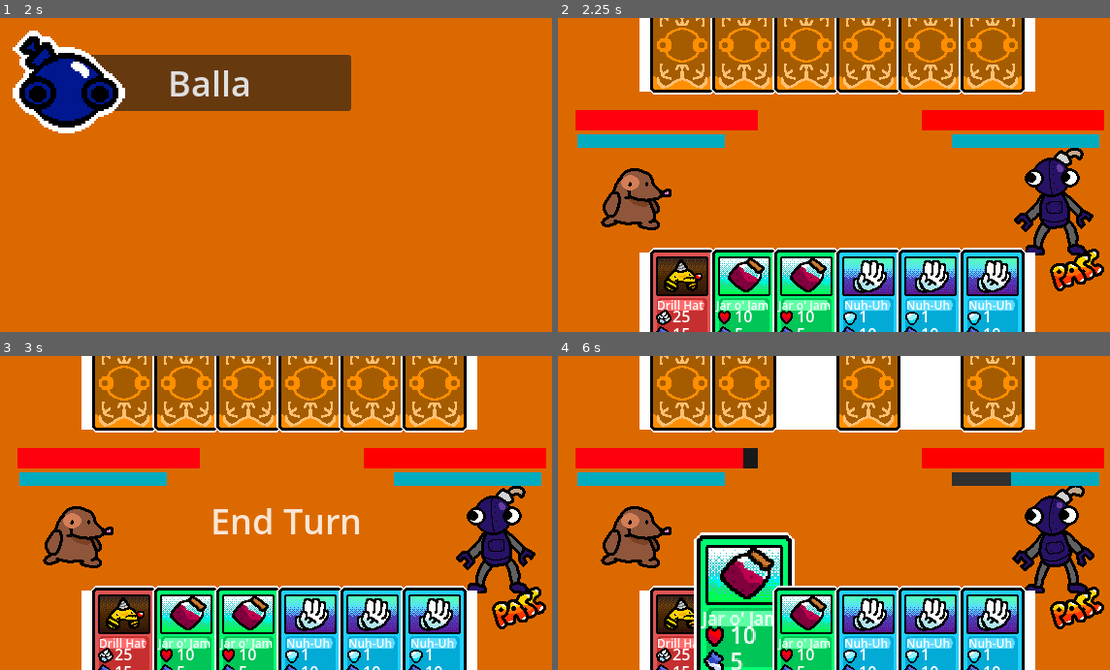
Above: before the commit, frames 1-4 (two rows, left to right).
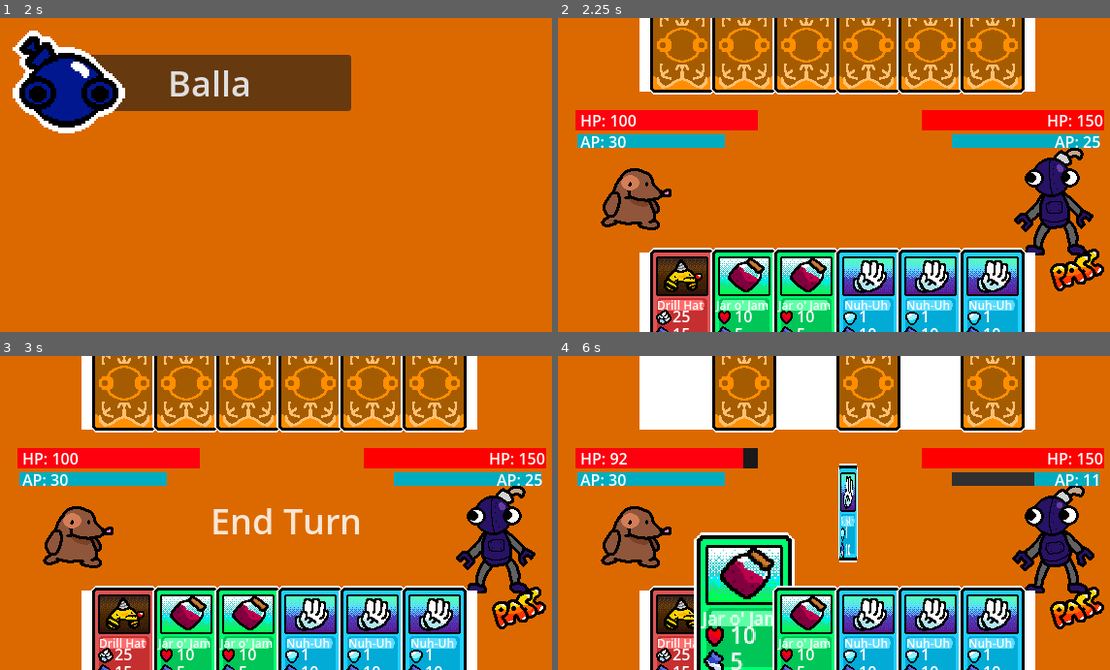
Above: after the commit, the same moments.

Repository: DylanMather2004/turn-based-deck-builder
Game: Godot game, scene res://Scenes/main_menu.tscn
Same seed, same stepped clock (60 frames per second), same inputs: the game is played once before the commit and once after it.
Inputs (mouse positions are in pixels of both pictures, inside the frame that each line leads up to):
- Up to frame 1 (2 s): click "Play" at 0.5 s; click (154, 187) at 1.25 s
- Up to frame 2 (2.25 s): click "Balla" at 2 s
- Up to frame 3 (3 s): click (518, 607) at 2.75 s
- Up to frame 4 (6 s): click (1076, 607) at 3.5 s; click (1076, 607) at 4.25 s; move the mouse to (684, 635) at 5.02 s; click (684, 635) at 5.1 s; move the mouse to (745, 635) at 5.77 s; click (745, 635) at 5.85 s

Frame 1 is identical in both runs. In frame 2, 0.6% of the frame differs, in the area x 4-99%, y 30-42%; in frame 3, 0.6%; in frame 4, 4.5%, in the area x 4-99%, y 0-66%.

Commit message:
Health and AP Text added to combat screen
- Health and AP text labels added to combat UI
- Bombas stats adjusted

Diff:
--- a/Characters/Bomba.tres
+++ b/Characters/Bomba.tres
@@ -16,6 +16,6 @@
 character_name = "Bomba"
 sprite_sheet = ExtResource("9_87ys1")
 icon = ExtResource("7_j48yf")
-health = 100
-ap = 10
+health = 150
+ap = 25
 deck = Array[ExtResource("1_78umn")]([ExtResource("2_7ubcl"), ExtResource("2_7ubcl"), ExtResource("2_7ubcl"), ExtResour …(255 unchanged characters)…
--- a/Scenes/Combat.tscn
+++ b/Scenes/Combat.tscn
@@ -187,13 +187,15 @@
 win_screen = NodePath("WinScreen/AnimationPlayer")
 lose_screen = NodePath("LoseScreen/AnimationPlayer")
 
-[node name="Player" parent="." node_paths=PackedStringArray("game_manager", "poison_particles", "healthbar", "ap_bar", "turn_animator", "hand_slot") groups=["character"] instance=ExtResource("1_4hjge")]
+[node name="Player" parent="." node_paths=PackedStringArray("game_manager", "poison_particles", "healthbar", "health_text", "ap_bar", "ap_text", "turn_animator", "hand_slot") groups=["character"] instance=ExtResource("1_4hjge")]
 position = Vector2(79, 189)
 game_manager = NodePath("..")
 player_character = ExtResource("4_ih84k")
 poison_particles = NodePath("Poison_Particles")
 healthbar = NodePath("../UI/P1 UI/P1 Healthbar")
+health_text = NodePath("../UI/P1 UI/HealthText")
 ap_bar = NodePath("../UI/P1 UI/P1 APbar")
+ap_text = NodePath("../UI/P1 UI/APText")
 turn_animator = NodePath("../Turn Identifiers/Turn Start_End Animator")
 hand_slot = NodePath("../PlayerHand")
 
@@ -205,14 +207,16 @@
 texture = ExtResource("4_3ggen")
 lifetime = 1.5
 
-[node name="Player2" parent="." node_paths=PackedStringArray("card_display_point", "game_manager", "poison_particles", "healthbar", "ap_bar", "turn_animator", "hand_slot") groups=["character"] instance=ExtResource("8_0cshs")]
+[node name="Player2" parent="." node_paths=PackedStringArray("card_display_point", "game_manager", "poison_particles", "healthbar", "health_text", "ap_bar", "ap_text", "turn_animator", "hand_slot") groups=["character"] instance=ExtResource("8_0cshs")]
 position = Vector2(501, 181)
 card_display_point = NodePath("Node2D")
 game_manager = NodePath("..")
 card_template = ExtResource("10_64u77")
 poison_particles = NodePath("Poison_Particles")
 healthbar = NodePath("../UI/P2 UI/P2 Healthbar")
+health_text = NodePath("../UI/P2 UI/HealthText")
 ap_bar = NodePath("../UI/P2 UI/P2 APbar")
+ap_text = NodePath("../UI/P2 UI/APText2")
 turn_animator = NodePath("../Turn Identifiers/Turn Start_End Animator")
 hand_slot = NodePath("../EnemyHand")
 
@@ -323,6 +327,22 @@
 theme_override_styles/fill = SubResource("StyleBoxFlat_ip5hk")
 value = 100.0
 show_percentage = false
+
+[node name="HealthText" type="RichTextLabel" parent="UI/P1 UI"]
+layout_mode = 0
+offset_left = 19.0
+offset_top = 27.0
+offset_right = 137.0
+offset_bottom = 67.0
+text = "HP:100"
+
+[node name="APText" type="RichTextLabel" parent="UI/P1 UI"]
+layout_mode = 0
+offset_left = 19.0
+offset_top = 49.0
+offset_right = 137.0
+offset_bottom = 89.0
+text = "AP:10"
 
 [node name="P2 UI" type="Control" parent="UI"]
 anchors_preset = 0
@@ -353,6 +373,22 @@
 fill_mode = 1
 show_percentage = false
 
+[node name="HealthText" type="RichTextLabel" parent="UI/P2 UI"]
+layout_mode = 0
+offset_left = 500.0
+offset_top = 27.0
+offset_right = 618.0
+offset_bottom = 67.0
+text = "HP:100"
+
+[node name="APText2" type="RichTextLabel" parent="UI/P2 UI"]
+layout_mode = 0
+offset_left = 508.0
+offset_top = 49.0
+offset_right = 626.0
+offset_bottom = 89.0
+text = "AP:10"
+
 [node name="Pass Button" type="TextureButton" parent="UI"]
 layout_mode = 0
 offset_left = 498.0
--- a/Scripts/Character Scripts/Character.gd
+++ b/Scripts/Character Scripts/Character.gd
@@ -7,7 +7,9 @@
 @export var poison_particles:GPUParticles2D
 @export_category("UI References")
 @export var healthbar:ProgressBar
+@export var health_text:RichTextLabel
 @export var ap_bar:ProgressBar
+@export var ap_text:RichTextLabel
 @export var turn_animator:AnimationPlayer
 @export var effect_animator:AnimationPlayer
 @export var hand_slot:Node2D
@@ -40,8 +42,10 @@
 	sprite_animator.play("default")
 	healthbar.max_value=health
 	healthbar.value=health
+	health_text.text="HP: "+ str(health)
 	ap_bar.max_value=ap
 	ap_bar.value=ap
+	ap_text.text="AP: "+str(ap)
 	for i in range(max_hand_size):
 		draw_card()
 	card_sort()
@@ -77,6 +81,7 @@
 		health-=change
 		health = clamp(health,0,max_health)
 		healthbar.value=health
+		health_text.text = "HP: "+str(health)
 		effect_animator.play("hit")
 		if health ==0:
 			die()
@@ -93,6 +98,7 @@
 func deduct_ap(cost:int):
 	ap-=cost
 	ap_bar.value=ap
+	ap_text.text="AP: "+ str(ap)
 	if ap<=0:
 		turn_end()
 	print(ap)
@@ -111,6 +117,7 @@
 	#Restore AP
 	ap=max_ap
 	ap_bar.value=ap
+	ap_text.text="AP: "+str(ap)
 	#Manage Poison
 	if poison_ticks>0:
 		damage(poison_stacks*2)
